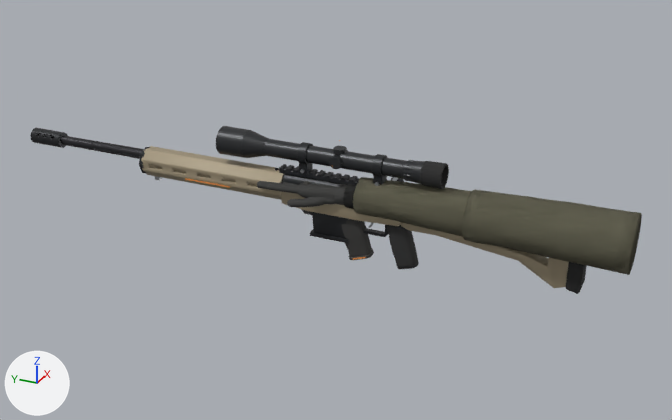
One commit to the glTF model assets/viewmodels.glb: the scene before it, then after it.
One viewpoint serves both versions: a 50 mm camera at (-1.56, -0.683, 0.737) aimed at (0.029, 0.032, -0.058). Arrows for +X, +Y and +Z are at lower left; the lights stay in place. The older version comes first. Where no turn or scale is listed for an object, it has been applied to the vertices.

In view in the first picture: 'L_arms', 'R_arms', 'frame', 'r_body', 'r_mag' and 2 more.
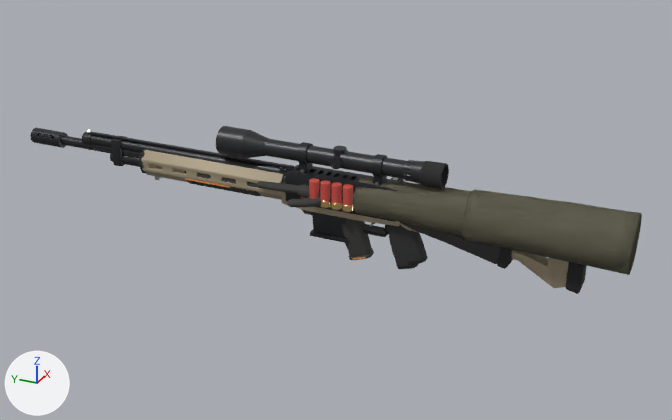
Location of each change, [x1, y1, x2, y2] in pixels of the pictures (672 x 420 px):
's_body', added: after [82, 129, 428, 266]
    faces in mat_s_barrel (dark grey #383a3c): [88, 131, 294, 176]
    faces in mat_s_recv (dark grey #303235): [82, 132, 404, 222]
    faces in mat_s_shell (red #cb5045): [309, 178, 353, 206]
    faces in mat_s_grip (dark grey #303030): [392, 225, 428, 266]
    faces in mat_p_brass (beige #e5c586): [320, 201, 354, 212]
's_stock', added: after [400, 222, 513, 269]
    faces in mat_s_poly (dark grey #353534): [400, 222, 500, 264]
    faces in mat_r_rubber (black #272727): [497, 247, 513, 269]
's_pump', added: after [184, 171, 261, 196]

The change in detail:
Material 'S_poly' (mat_s_poly) is new.
Its base color is (0.035, 0.035, 0.034) (dark grey #353534).
Its roughness is 0.7.
Material 'S_barrel' (mat_s_barrel) is new.
Its base color is (0.04, 0.042, 0.045) (dark grey #383a3c).
Its metallic is 0.8.
Its roughness is 0.36.
Material 'S_grip' (mat_s_grip) is new.
Its base color is (0.03, 0.03, 0.03) (dark grey #303030).
Its roughness is 0.9.
Material 'S_red' (mat_s_red) is new.
Its base color is (0.75, 0.12, 0.06) (red #e16145).
Material 'S_bead' (mat_s_bead) is new.
Its base color is (1.0, 0.95, 0.75) (pale yellow #fff9e1).
Its roughness is 0.3.
Its emission color is (1.0, 0.95, 0.75) (pale yellow #fff9e1).
Its emission strength is 1.0.
Material 'S_shell' (mat_s_shell) is new.
Its base color is (0.6, 0.08, 0.06) (red #cb5045).
Material 'S_recv' (mat_s_recv) is new.
Its base color is (0.03, 0.032, 0.035) (dark grey #303235).
Its metallic is 0.6.
Its roughness is 0.45.
Mesh me_s_stock is new.
It has 225 vertices, 446 faces and spans x -0.022..0.022, y -0.348..-0.118, z -0.089..0.03.
Faces by material slot: [310, 136].
It uses material mat_s_poly (dark grey #353534).
It uses material mat_r_rubber (black #272727).
Mesh me_s_pump is new.
It has 1793 vertices, 3586 faces and spans x -0.027..0.027, y -0.09..0.09, z -0.029..0.023.
It uses material mat_s_poly (dark grey #353534).
Mesh me_s_body is new.
It has 1817 vertices, 3498 faces and spans x -0.045..0.026, y -0.177..0.632, z -0.131..0.043.
It uses material mat_s_recv (dark grey #303235).
It uses material mat_s_barrel (dark grey #383a3c).
It uses material mat_s_red (red #e16145).
It uses material mat_s_poly (dark grey #353534).
It uses material mat_s_shell (red #cb5045).
It uses material mat_p_brass (beige #e5c586).
It uses material mat_s_bead (pale yellow #fff9e1, glowing pale yellow #fff9e1).
It uses material mat_p_black (black #161618).
It uses material mat_s_grip (dark grey #303030).
Object 's_stock' (ob_s_stock) is new; it shows me_s_stock.
Its location is (0.0, 0.0, 0.0).
Object 's_pump' (ob_s_pump) is new; it shows me_s_pump.
Its location is (0.0, 0.27, -0.013).
Object 's_body' (ob_s_body) is new; it shows me_s_body.
Its location is (0.0, 0.0, 0.0).
